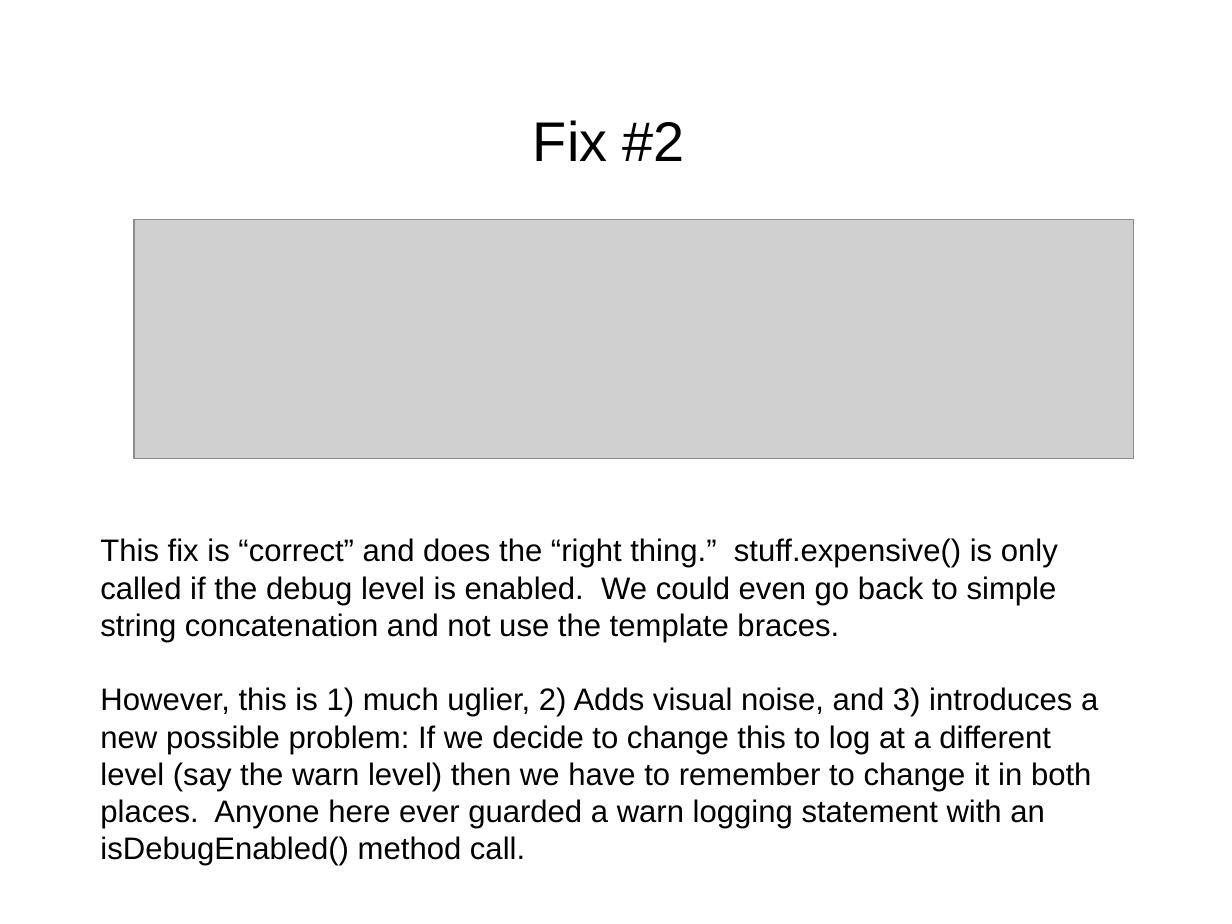
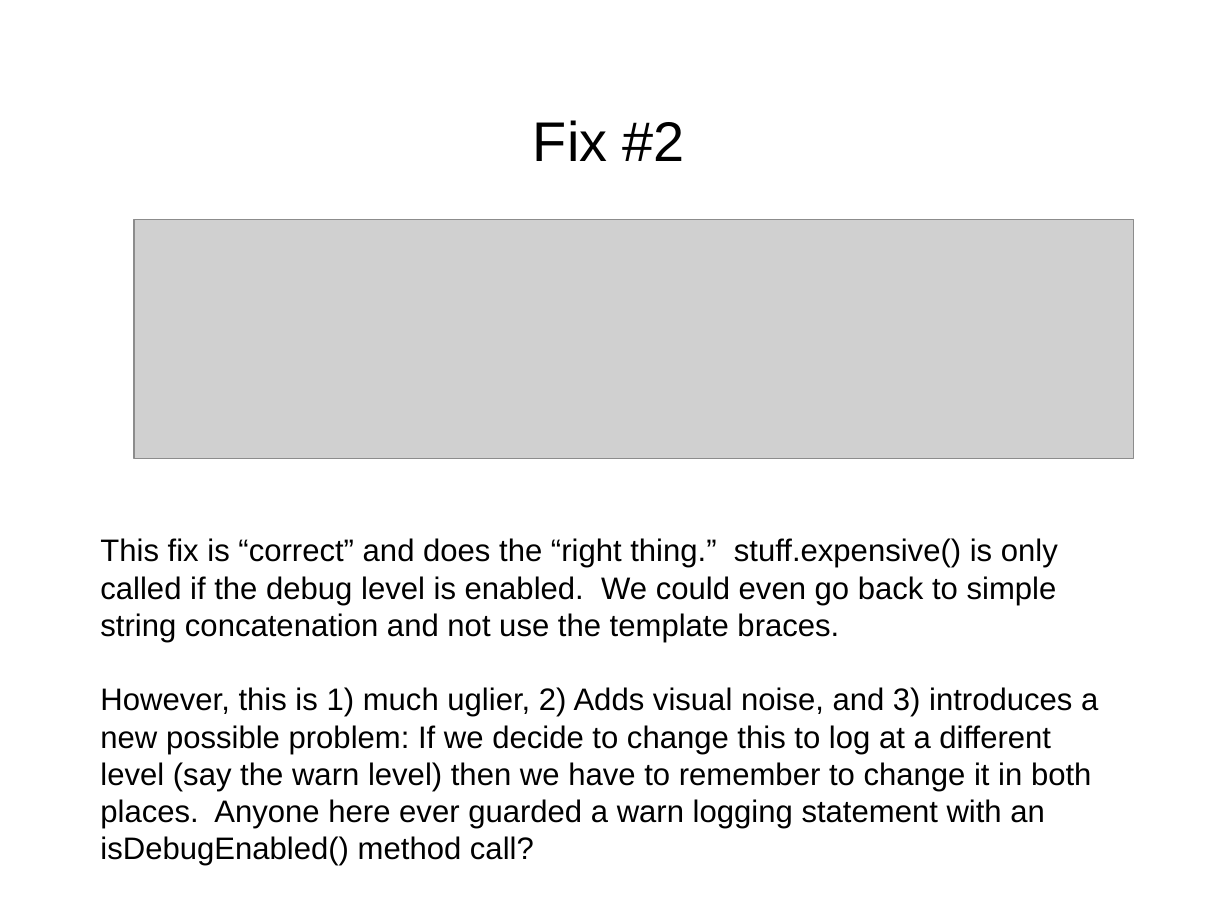
Before and after one commit to dwclark/AstTransformations, a slide deck: slide 5 of ast.odp. Drawn at 1232x924 pixels with LibreOffice and Linux fonts; fonts in the diff are those of the drawing; grey boxes stand for pictures. Boxes give left, top, right and bottom in pixels: in the first picture for what was removed or moved away, otherwise in the second. Text is boxed around its words. In the diff, an @@ line names an element or a change of style, - is before the commit and + after.

```diff
--- a/ast.odp
+++ b/ast.odp
@@ text at box(100, 687, 1098, 866): text changed @@
-However, this is 1) much uglier, 2) Adds visual noise, and 3) introduces a new possible problem: If we decide to change this to log at a different level (say the warn level) then we have to remember to change it in both places. Anyone here ever guarded a warn logging statement with an isDebugEnabled() method call.
+However, this is 1) much uglier, 2) Adds visual noise, and 3) introduces a new possible problem: If we decide to change this to log at a different level (say the warn level) then we have to remember to change it in both places. Anyone here ever guarded a warn logging statement with an isDebugEnabled() method call?
```
Also in this commit, not shown: 8 other slides changed.
